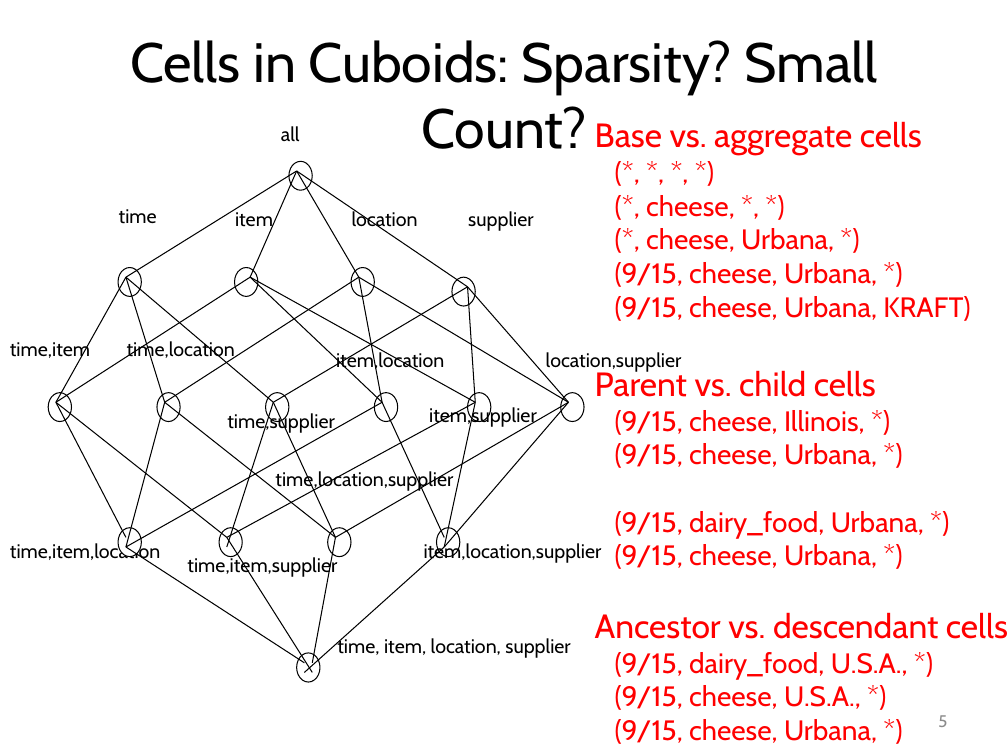
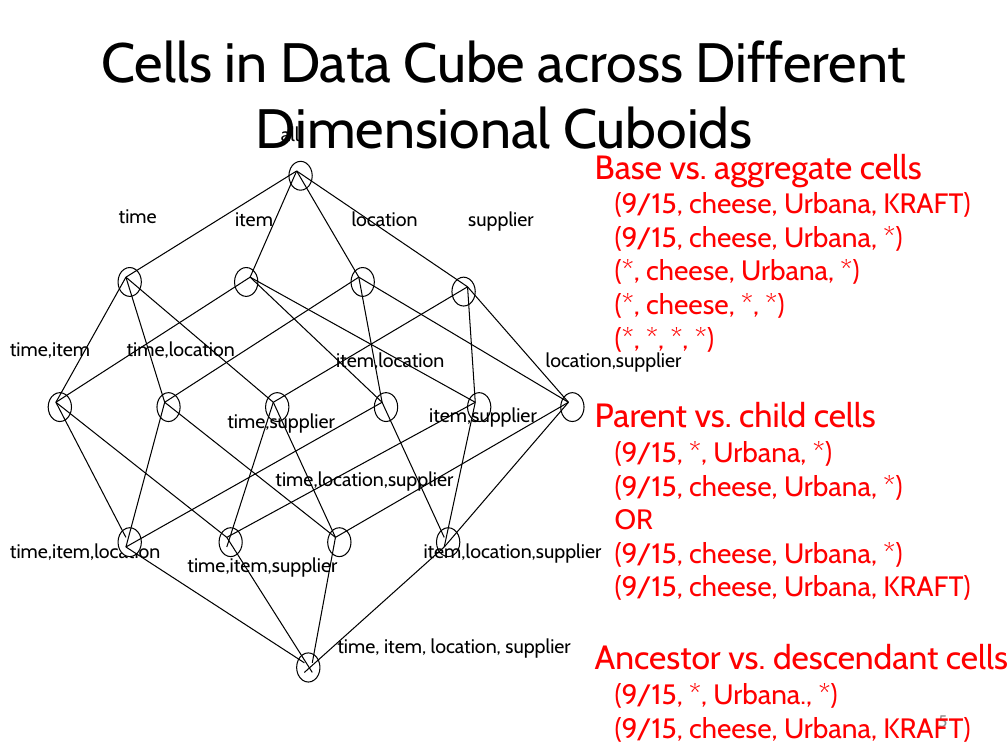
Before and after one commit to mjiang89/mjiang89.github.io, a slide deck: slide 5 of teaching/CS412Summer17-Chapter5.pptx. Drawn at 1008x756 pixels with LibreOffice and Linux fonts; fonts in the diff are those of the drawing. Boxes give left, top, right and bottom in pixels: in the first picture for what was removed or moved away, otherwise in the second. Text is boxed around its words. In the diff, an @@ line names an element or a change of style, - is before the commit and + after.

```diff
--- a/teaching/CS412Summer17-Chapter5.pptx
+++ b/teaching/CS412Summer17-Chapter5.pptx
@@ title at (102, 40, 907, 160): text changed @@
-Cells in Cuboids: Sparsity? Small Count?
+Cells in Data Cube across Different Dimensional Cuboids
@@ text "Base vs. aggregate cells": place and size @@
-text "Base vs. aggregate cells" at (595, 121, 1008, 744)
+text "Base vs. aggregate cells" at (595, 153, 1008, 742)
@@ text at (615, 192, 970, 317): paragraphs added @@
+(9/15, cheese, Urbana, KRAFT)
+(9/15, cheese, Urbana, *)
+(*, cheese, Urbana, *)
+(*, cheese, *, *)
@@ text at (595, 368, 924, 569): paragraphs removed @@
-Parent vs. child cells
-(9/15, cheese, Illinois, *)
-(9/15, cheese, Urbana, *)
-(9/15, dairy_food, Urbana, *)
-(9/15, cheese, Urbana, *)
@@ text at (595, 401, 877, 530): text changed @@
-(*, cheese, *, *)
-(*, cheese, Urbana, *)
+Parent vs. child cells
+(9/15, *, Urbana, *)
+(9/15, cheese, Urbana, *)
+OR
@@ text at (615, 683, 970, 742): text changed @@
-(9/15, dairy_food, U.S.A., *)
-(9/15, cheese, U.S.A., *)
-(9/15, cheese, Urbana, *)
+(9/15, *, Urbana., *)
+(9/15, cheese, Urbana, KRAFT)
```
Also in this commit, not shown: 1 slide added, 2 other files.
